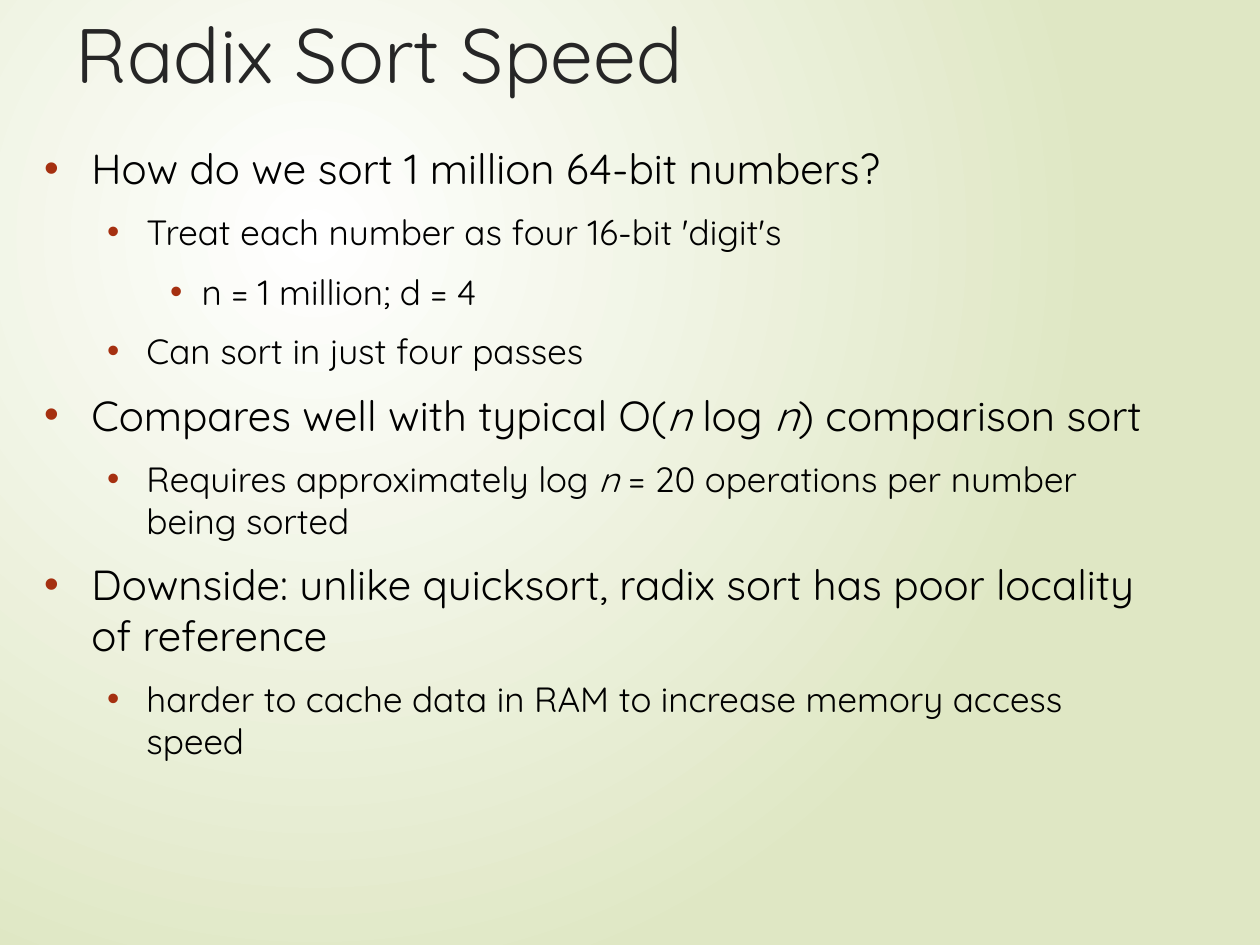
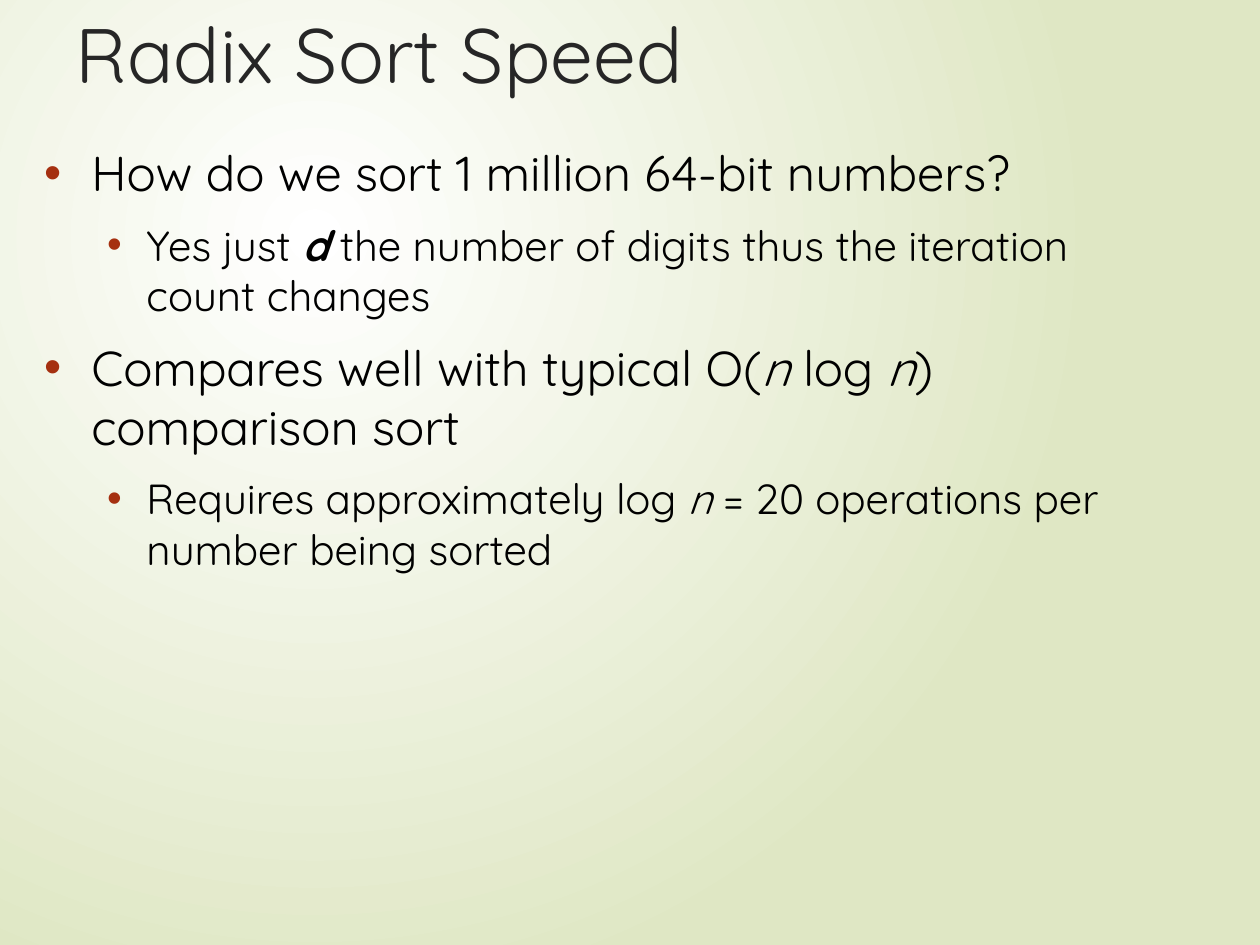
Before and after one commit to FurkanGozukara/CSE214_2018, a slide deck: slide 42 of Lecture Slides/06-Linearsorting.pptx. Drawn at 1260x945 pixels with LibreOffice and Linux fonts; fonts in the diff are those of the drawing. Boxes give left, top, right and bottom in pixels: in the first picture for what was removed or moved away, otherwise in the second. Text is boxed around its words. In the diff, an @@ line names an element or a change of style, - is before the commit and + after.

```diff
--- a/Lecture Slides/06-Linearsorting.pptx
+++ b/Lecture Slides/06-Linearsorting.pptx
@@ text at (91,154,1099,574): size 24 to 28 pt in "How do we sort 1 million 64-bit ...", "Compares well with typical O(n log n) ..."; size 20 to 24 pt in "Requires approximately log n = 20 operations ..." @@
@@ text at (146,230,1068,320): text changed; size 20 to 24 pt @@
-  • Treat each number as four 16-bit 'digit's
-    • n = 1 million; d = 4
-  • Can sort in just four passes
+  • Yes just d the number of digits thus the iteration count changes
@@ text at (91,569,1134,761): paragraphs removed @@
-• Downside: unlike quicksort, radix sort has poor locality of reference
-  • harder to cache data in RAM to increase memory access speed
```
Also in this commit, not shown: 8 other slides changed, 1 slide added, 2 slides removed, 10 other files.
